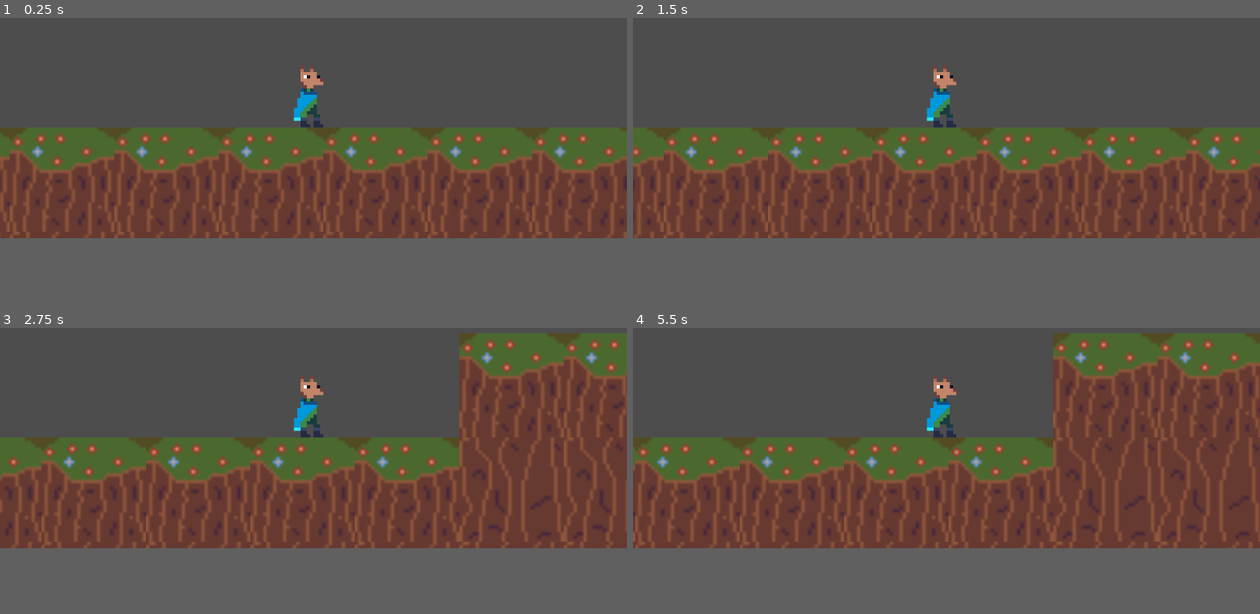
Above: before the commit, frames 1-4 (two rows, left to right).
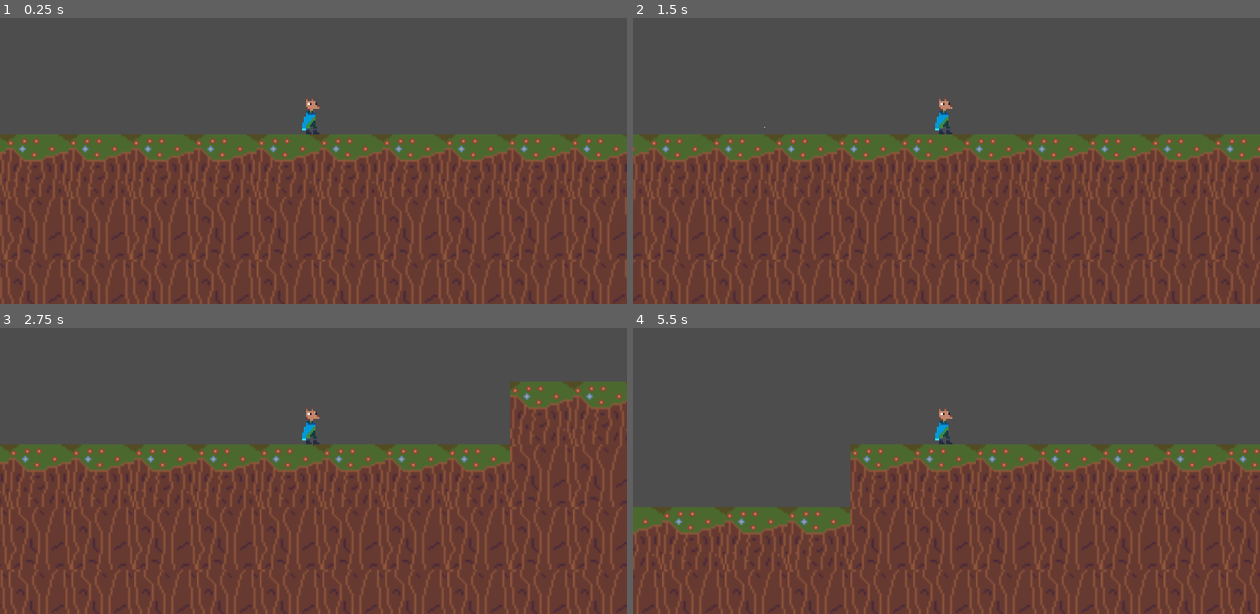
Above: after the commit, the same moments.

Repository: mendri/new_game_plataforma
Game: Godot game, scene res://scenes/main.tscn
Two runs of this game, one before a commit and one after it. Both use one fixed random seed, a clock stepped at 60 frames per second and the inputs below.
Inputs:
- Up to frame 1 (0.25 s): no input
- Up to frame 2 (1.5 s): tap Enter at 0.5 s; hold D (move_right) from 0.53 s (still down); tap Space (jump) at 0.6, 0.77, 1.07, 1.35 s
- Up to frame 3 (2.75 s): tap Space (jump) at 1.52, 1.82, 2.1 s; release D (move_right) at 2.03 s; hold A (move_left) from 2.03 s (still down)
- Up to frame 4 (5.5 s): release A (move_left) at 2.78 s; hold D (move_right) 2.78-4.28 s; tap Space (jump) at 2.85, 3.02, 3.32, 3.6, 3.77, 4.07, 4.35, 4.52, 4.82, 5.1 s; hold A (move_left) 4.28-5.03 s; hold D (move_right) from 5.03 s (still down)
In our replay, the window is 799x449 before the commit and 799x533 after it. These sizes can differ from the game's own. Grey fills any space a smaller window leaves; there, only what the larger window draws over its background counts as a difference.

The runs differ from the first frame. In frame 1, 17% of the frame differs, in the area x 0-100%, y 16-100%; in frame 2, 17%; in frame 3, 24%; in frame 4, 37%, in the area x 0-100%, y 1-100%.

Commit message:
feat: efeito de pulo

Diff:
--- a/study-case-platform/project.godot
+++ b/study-case-platform/project.godot
@@ -14,6 +14,11 @@
 run/main_scene="uid://bioqab8w486xj"
 config/features=PackedStringArray("4.4", "Forward Plus")
 config/icon="res://icon.svg"
+
+[display]
+
+window/size/viewport_width=1920
+window/size/viewport_height=1280
 
 [input]
 
--- /dev/null
+++ b/study-case-platform/resources/player/player.tres
@@ -0,0 +1,38 @@
+[gd_resource type="SpriteFrames" load_steps=2 format=3 uid="uid://du3rquqseqjts"]
+
+[ext_resource type="Texture2D" uid="uid://r17tndc72tql" path="res://assets/sprites/player/lhama_32x32.png" id="1_hlgaa"]
+
+[resource]
+animations = [{
+"frames": [{
+"duration": 1.0,
+"texture": ExtResource("1_hlgaa")
+}],
+"loop": true,
+"name": &"falling",
+"speed": 5.0
+}, {
+"frames": [{
+"duration": 1.0,
+"texture": ExtResource("1_hlgaa")
+}],
+"loop": true,
+"name": &"idle",
+"speed": 5.0
+}, {
+"frames": [{
+"duration": 1.0,
+"texture": ExtResource("1_hlgaa")
+}],
+"loop": true,
+"name": &"jumping",
+"speed": 5.0
+}, {
+"frames": [{
+"duration": 1.0,
+"texture": ExtResource("1_hlgaa")
+}],
+"loop": true,
+"name": &"running",
+"speed": 5.0
+}]
--- a/study-case-platform/scenes/main.tscn
+++ b/study-case-platform/scenes/main.tscn
@@ -1,7 +1,7 @@
 [gd_scene load_steps=4 format=4 uid="uid://bioqab8w486xj"]
 
-[ext_resource type="TileSet" uid="uid://4lsqydcx5fk3" path="res://resources/grass_level_tile_set.tres" id="1_o5qli"]
-[ext_resource type="TileSet" uid="uid://dpadlr7qy84kd" path="res://resources/stone_level_tile_set.tres" id="2_0wfyh"]
+[ext_resource type="TileSet" uid="uid://4lsqydcx5fk3" path="res://resources/tiles/grass_level_tile_set.tres" id="1_o5qli"]
+[ext_resource type="TileSet" uid="uid://dpadlr7qy84kd" path="res://resources/tiles/stone_level_tile_set.tres" id="2_0wfyh"]
 [ext_resource type="PackedScene" uid="uid://c4wi3na2kp7vs" path="res://scenes/player.tscn" id="3_sugp2"]
 
 [node name="Main" type="Node2D"]
--- a/study-case-platform/scenes/player.tscn
+++ b/study-case-platform/scenes/player.tscn
@@ -1,7 +1,7 @@
 [gd_scene load_steps=4 format=3 uid="uid://c4wi3na2kp7vs"]
 
-[ext_resource type="Texture2D" uid="uid://r17tndc72tql" path="res://assets/sprites/player/lhama_32x32.png" id="1_3vyb7"]
 [ext_resource type="Script" uid="uid://fmpgecd5olou" path="res://scripts/player.gd" id="1_g2els"]
+[ext_resource type="SpriteFrames" uid="uid://du3rquqseqjts" path="res://resources/player/player.tres" id="2_g2els"]
 
 [sub_resource type="CapsuleShape2D" id="CapsuleShape2D_3vyb7"]
 radius = 3.0
@@ -10,10 +10,13 @@
 [node name="Player" type="CharacterBody2D"]
 collision_mask = 32768
 script = ExtResource("1_g2els")
+speed = 250
+max_speed = 130
 
-[node name="Sprite2D" type="Sprite2D" parent="."]
+[node name="AnimatedSprite2D" type="AnimatedSprite2D" parent="."]
 texture_filter = 1
-texture = ExtResource("1_3vyb7")
+sprite_frames = ExtResource("2_g2els")
+animation = &"idle"
 offset = Vector2(0, -9)
 
 [node name="CollisionShape2D" type="CollisionShape2D" parent="."]
--- /dev/null
+++ b/study-case-platform/scenes/vfx/jump_vfx.tscn
@@ -0,0 +1,82 @@
+[gd_scene load_steps=5 format=3 uid="uid://by0wemi5fwweo"]
+
+[sub_resource type="Curve" id="Curve_o1p6m"]
+_data = [Vector2(0, 0.423208), 0.0, 0.0, 0, 0, Vector2(0.746988, 0.412116), 0.0, 0.0, 0, 0, Vector2(1, 0), 0.0, 0.0, 0, 0]
+point_count = 3
+
+[sub_resource type="Animation" id="Animation_o1p6m"]
+resource_name = "Default"
+length = 2.0
+loop_mode = 2
+tracks/0/type = "value"
+tracks/0/imported = false
+tracks/0/enabled = true
+tracks/0/path = NodePath(".:emitting")
+tracks/0/interp = 1
+tracks/0/loop_wrap = true
+tracks/0/keys = {
+"times": PackedFloat32Array(0),
+"transitions": PackedFloat32Array(1),
+"update": 1,
+"values": [true]
+}
+tracks/1/type = "method"
+tracks/1/imported = false
+tracks/1/enabled = true
+tracks/1/path = NodePath(".")
+tracks/1/interp = 1
+tracks/1/loop_wrap = true
+tracks/1/keys = {
+"times": PackedFloat32Array(2),
+"transitions": PackedFloat32Array(1),
+"values": [{
+"args": [],
+"method": &"queue_free"
+}]
+}
+
+[sub_resource type="Animation" id="Animation_cctkw"]
+length = 0.001
+tracks/0/type = "value"
+tracks/0/imported = false
+tracks/0/enabled = true
+tracks/0/path = NodePath(".:emitting")
+tracks/0/interp = 1
+tracks/0/loop_wrap = true
+tracks/0/keys = {
+"times": PackedFloat32Array(0),
+"transitions": PackedFloat32Array(1),
+"update": 1,
+"values": [false]
+}
+
+[sub_resource type="AnimationLibrary" id="AnimationLibrary_cctkw"]
+_data = {
+&"Default": SubResource("Animation_o1p6m"),
+&"RESET": SubResource("Animation_cctkw")
+}
+
+[node name="JumpVfx" type="CPUParticles2D"]
+emitting = false
+amount = 7
+one_shot = true
+explosiveness = 1.0
+lifetime_randomness = 0.73
+direction = Vector2(1, -10)
+spread = 100.0
+gravity = Vector2(0, 10)
+initial_velocity_min = 8.0
+initial_velocity_max = 10.0
+angular_velocity_min = 90.0
+angular_velocity_max = 90.0
+tangential_accel_min = 1.0
+tangential_accel_max = 1.0
+scale_amount_min = 2.0
+scale_amount_max = 2.5
+scale_amount_curve = SubResource("Curve_o1p6m")
+
+[node name="AnimationPlayer" type="AnimationPlayer" parent="."]
+libraries = {
+&"": SubResource("AnimationLibrary_cctkw")
+}
+autoplay = "Default"
--- a/study-case-platform/scripts/player.gd
+++ b/study-case-platform/scripts/player.gd
@@ -24,5 +24,8 @@
 	if is_on_floor():
 		if Input.is_action_just_pressed("jump"):
 			velocity.y = -jump_force
+			var jump_vfx = preload("res://scenes/vfx/jump_vfx.tscn").instantiate()
+			jump_vfx.position = position + Vector2(0, 0)
+			get_parent().add_child(jump_vfx)
 
 	move_and_slide()
Renamed: study-case-platform/resources/grass_level_tile_set.tres -> study-case-platform/resources/tiles/grass_level_tile_set.tres
Renamed: study-case-platform/resources/stone_level_tile_set.tres -> study-case-platform/resources/tiles/stone_level_tile_set.tres
